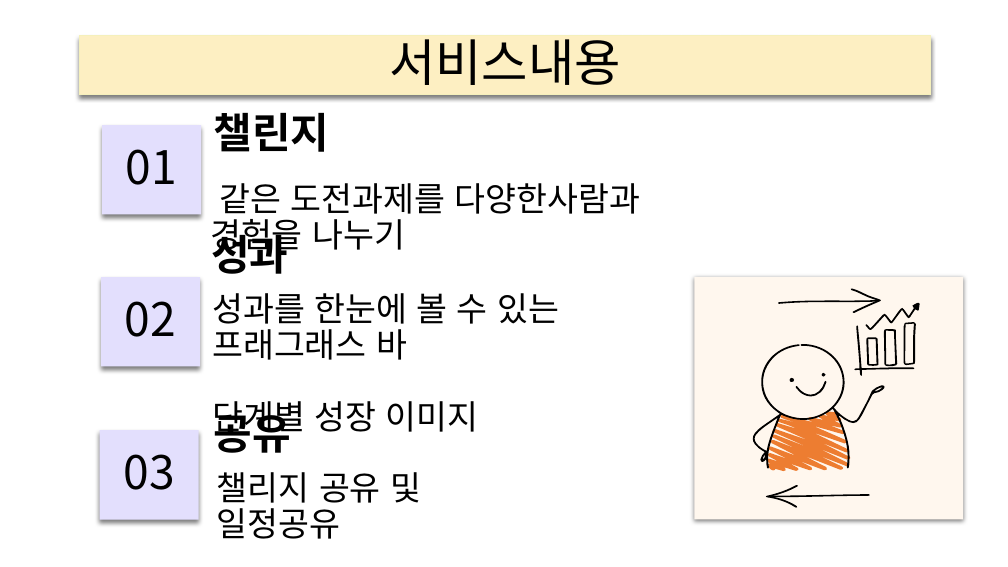
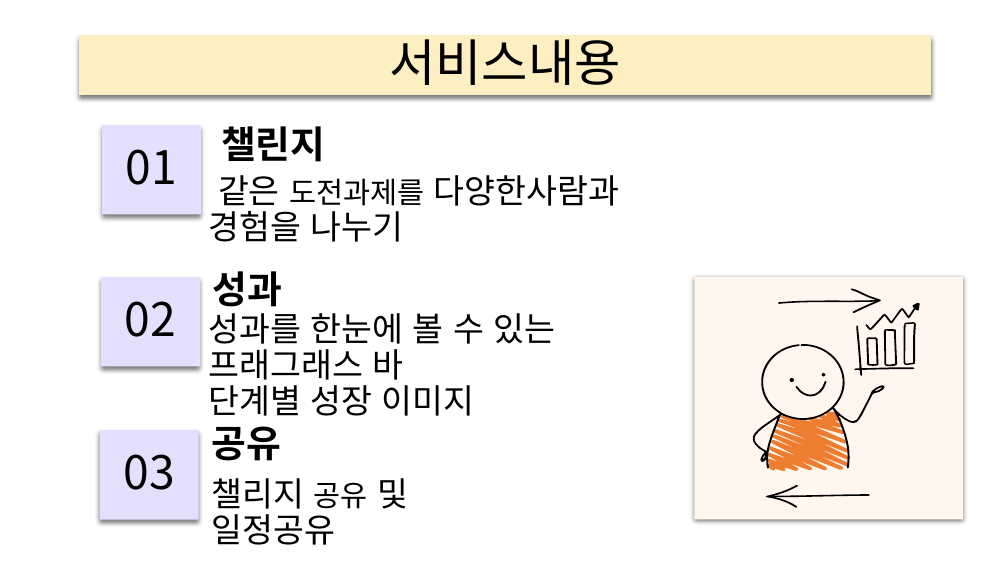
Before and after one commit to elquineas/elquineas.github.io, a slide deck: slide 3 of 갓생살기_ver4.pptx. Drawn at 1008x567 pixels with LibreOffice and Linux fonts; fonts in the diff are those of the drawing. Boxes give left, top, right and bottom in pixels: in the first picture for what was removed or moved away, otherwise in the second. Text is boxed around its words. In the diff, an @@ line names an element or a change of style, - is before the commit and + after.

```diff
--- a/갓생살기_ver4.pptx
+++ b/갓생살기_ver4.pptx
@@ size 40 to 36 pt in 3 elements at bbox=[212, 426, 282, 461], bbox=[213, 271, 283, 314], bbox=[221, 126, 325, 162] @@
@@ subtitle "챌린지": place and size @@
-subtitle "챌린지" at bbox=[214, 113, 330, 152]
+subtitle "챌린지" at bbox=[221, 126, 325, 162]
@@ subtitle "같은 도전과제를 다양한사람과 경험을 나누기": place and size @@
-subtitle "같은 도전과제를 다양한사람과 경험을 나누기" at bbox=[210, 183, 640, 257]
+subtitle "같은 도전과제를 다양한사람과 경험을 나누기" at bbox=[209, 175, 619, 242]
@@ subtitle "같은 도전과제를 다양한사람과 경험을 나누기" at bbox=[209, 175, 619, 242]: size 32 to 28 pt in "도전과제를" @@
@@ subtitle "성과": place and size @@
-subtitle "성과" at bbox=[211, 228, 288, 274]
+subtitle "성과" at bbox=[213, 271, 283, 314]
@@ subtitle "성과를 한눈에 볼 수 있는 ..." rewrapped from bbox=[212, 293, 559, 439] to bbox=[209, 306, 556, 416] @@
@@ subtitle "공유": place and size @@
-subtitle "공유" at bbox=[214, 407, 291, 453]
+subtitle "공유" at bbox=[212, 426, 282, 461]
@@ subtitle "챌리지 공유 및 일정공유" at bbox=[212, 478, 408, 545]: size 32 to 28 pt in "공유" @@
```
Also in this commit, not shown: 1 other slide changed.
